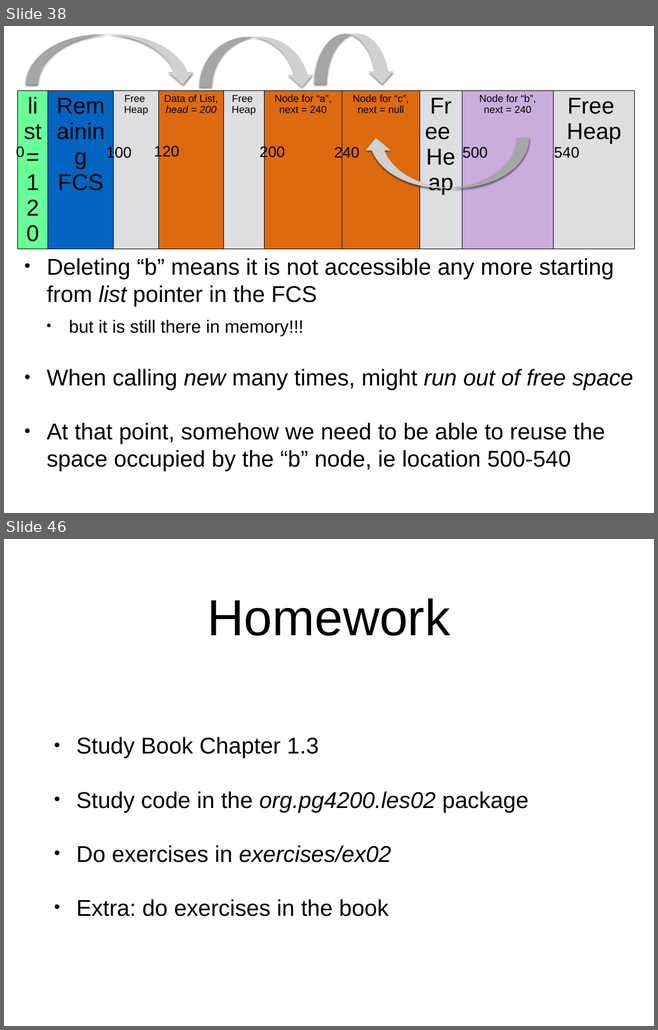
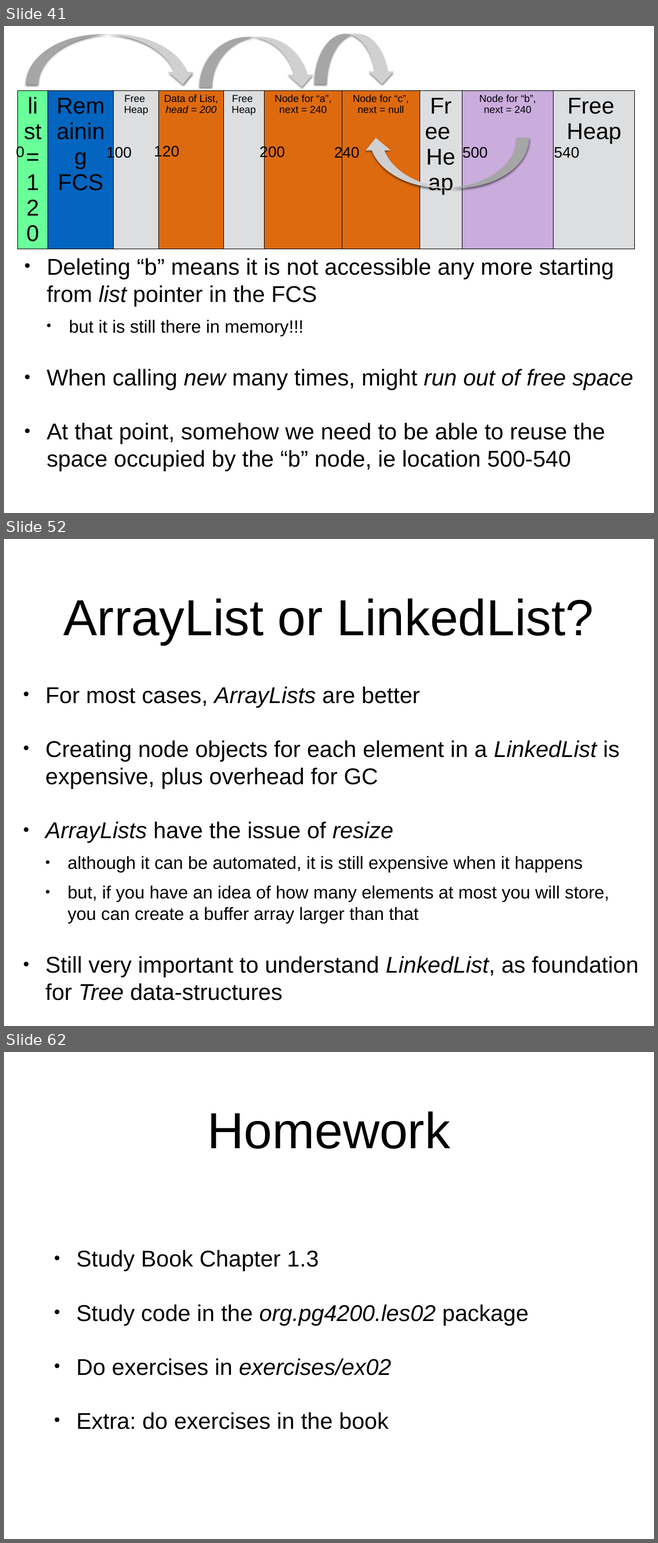
Before and after one commit to arcuri82/algorithms, a slide deck: docs/slides/02/02_stack_queue.pptx. Shown one above the other, each under a label of ours: slides 38 and 46 before the commit, slides 41, 52 and 62 after it; the slides between them are not shown. The pictures are 658x1030 and 658x1543 pixels, drawn with LibreOffice and Linux fonts; fonts in the diff are those of the drawing; grey boxes stand for pictures. Boxes give left, top, right and bottom in pixels: in the first picture for what was removed or moved away, otherwise in the second. Text is boxed around its words. In the diff, an @@ line names an element or a change of style, - is before the commit and + after.

```diff
--- a/docs/slides/02/02_stack_queue.pptx
+++ b/docs/slides/02/02_stack_queue.pptx
@@ slide 52 added at (4,539,654,1026), background #FFFFFF @@
@@ title added at (64,598,593,645), 80 pt, text #000000 @@
+ArrayList or LinkedList?
@@ text added at (45,686,639,1001), 36 pt, text #000000 @@
+• For most cases, ArrayLists are better
+• Creating node objects for each element in a LinkedList is expensive, plus overhead for GC
+• ArrayLists have the issue of resize
+  • although it can be automated, it is still expensive when it happens
+  • but, if you have an idea of how many elements at most you will store, you can create a buffer array larger than that
+• Still very important to understand LinkedList, as foundation for Tree data-structures
@@ what was slide 38 is now slide 41 @@
@@ what was slide 46 is now slide 62 @@
```
Also in this commit, not shown: 4 slides changed, 20 other slides added, 5 slides removed, 2 other files.
